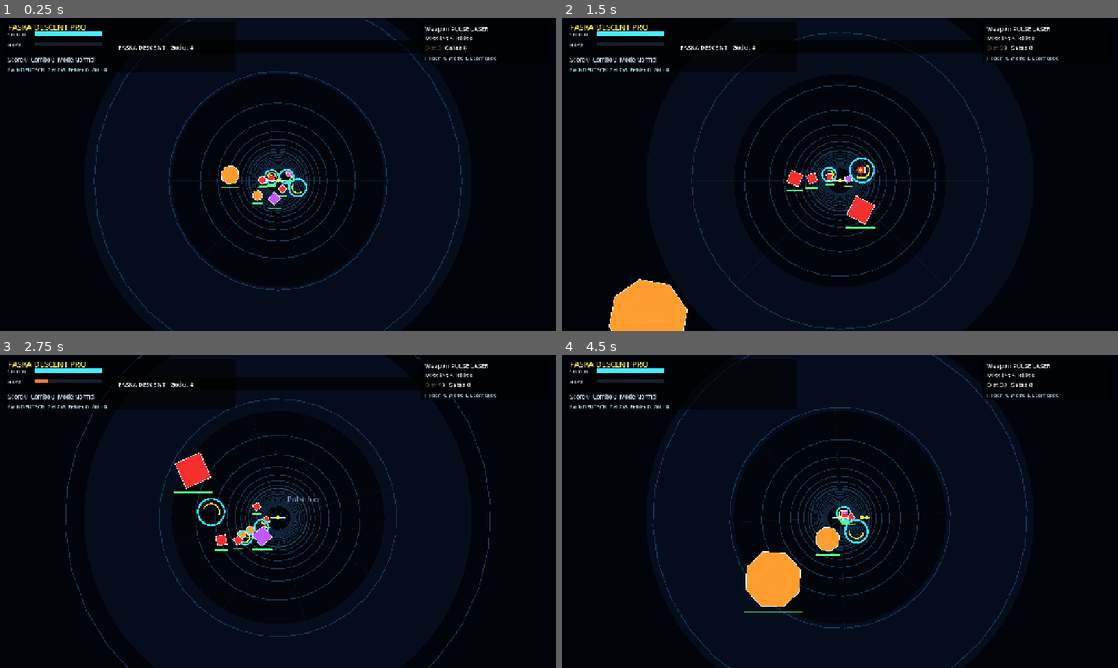
Above: before the commit, frames 1-4 (two rows, left to right).
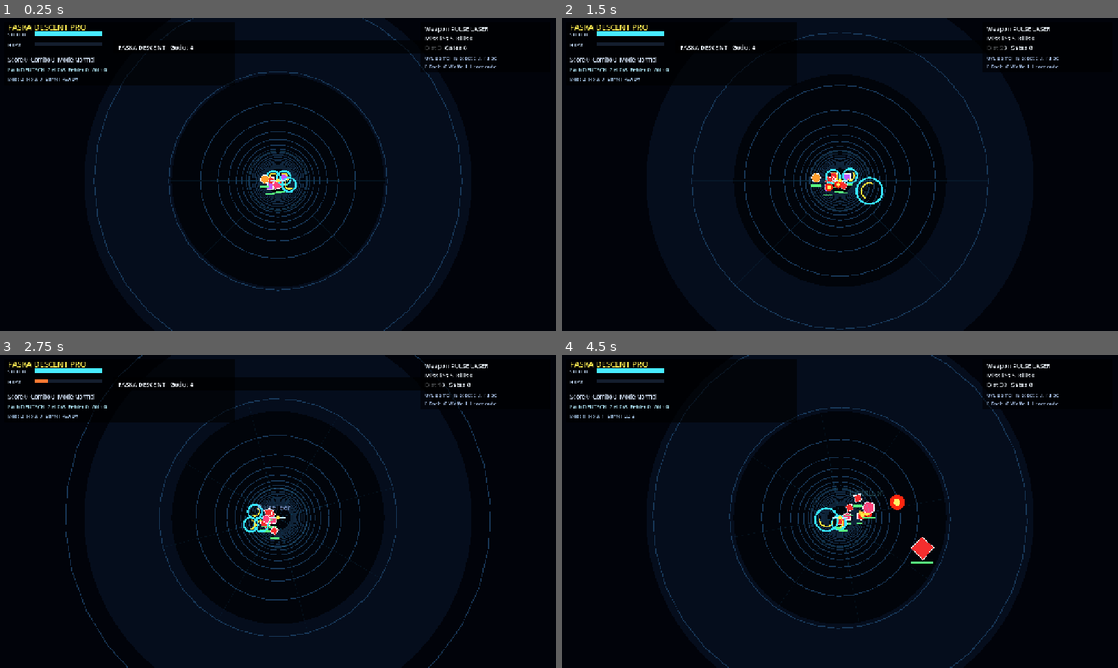
Above: after the commit, the same moments.

Repository: ralfarminkirchner-netizen/faska-flow-pro
Game: Godot game, scene res://scenes/main.tscn
Same seed, same stepped clock (60 frames per second), same inputs: the game is played once before the commit and once after it.
Inputs (mouse positions are in pixels of both pictures, inside the frame that each line leads up to):
- Up to frame 1 (0.25 s): no input
- Up to frame 2 (1.5 s): tap Enter at 0.5 s; drag from (840, 174) to (895, 105) at 0.52 s; drag from (728, 190) to (812, 237) at 1.27 s
- Up to frame 3 (2.75 s): move the mouse to (333, 442) at 2.02 s; hold D from 2.03 s (still down); tap R at 2.1 s; tap X at 2.3 s
- Up to frame 4 (4.5 s): release D at 2.75 s; drag from (812, 574) to (673, 464) at 2.77 s; move the mouse to (1006, 558) at 3.52 s; hold A 3.53-4.25 s; hold Q 3.53-4.25 s; tap Space at 3.77 s; tap E at 3.8 s; drag from (673, 464) to (756, 433) at 4.27 s

The runs differ from the first frame. In frame 1, 0.9% of the frame differs, in the area x 1-90%, y 12-61%; in frame 2, 3.1%; in frame 3, 1.6%; in frame 4, 3.7%, in the area x 1-90%, y 0-100%.

Commit message:
feat(descent): deepen tunnel shooter loop

Diff:
--- a/godot/faska-descent/scripts/main.gd
+++ b/godot/faska-descent/scripts/main.gd
@@ -310,6 +310,9 @@
 const PROJECTION_SCALE := 1420.0
 const BASE_SPEED := 16.0
 const BOOST_SPEED := 26.0
+const BARREL_TIME := 0.52
+const BARREL_COOLDOWN := 1.25
+const FLOW_WINDOW := 5.4
 
 var font
 var rng := RandomNumberGenerator.new()
@@ -326,6 +329,8 @@
 	"missile": false,
 	"pulse": false,
 	"weapon": false,
+	"roll_l": false,
+	"roll_r": false,
 	"learn": false,
 	"subject": false
 }
@@ -349,6 +354,8 @@
 var boss_spawned := false
 var boss_defeated := false
 var question_index := 0
+var flow_timer := 0.0
+var best_flow := 0
 var message := ""
 var message_timer := 0.0
 var shake := 0.0
@@ -368,6 +375,10 @@
 		"vx": 0.0,
 		"vy": 0.0,
 		"roll": 0.0,
+		"barrel": 0.0,
+		"barrel_cd": 0.0,
+		"barrel_dir": 1.0,
+		"grace": 6.0,
 		"shield": 100.0,
 		"heat": 0.0,
 		"missiles": 5,
@@ -398,21 +409,23 @@
 	current_weapon = "laser"
 	weapon_index = 0
 	fire_cooldown = 0.0
-	spawn_timer = 0.2
-	ring_timer = 2.0
+	spawn_timer = 1.4
+	ring_timer = 2.8
 	gate_timer = 4.0
 	distance = 0.0
 	phase = "run"
 	boss_spawned = false
 	boss_defeated = false
 	question_index = 0
+	flow_timer = 0.0
+	best_flow = 0
 	message = "FASKA DESCENT - Godot 4"
 	message_timer = 2.2
 	shake = 0.0
 	for i in range(7):
-		spawn_enemy(16.0 + float(i) * 5.2)
+		spawn_enemy(48.0 + float(i) * 7.2)
 	for i in range(3):
-		spawn_flow_ring(22.0 + float(i) * 15.0)
+		spawn_flow_ring(36.0 + float(i) * 16.0)
 
 func _process(delta: float) -> void:
 	if not has_focus():
@@ -451,7 +464,10 @@
 		roll_input -= 1.0
 	if Input.is_key_pressed(KEY_E):
 		roll_input += 1.0
-	player.roll = lerp(float(player.roll), roll_input * 0.72 - float(player.vx) * 0.22, min(1.0, delta * 5.0))
+	var roll_target := roll_input * 0.72 - float(player.vx) * 0.22
+	if float(player.get("barrel", 0.0)) > 0.0:
+		roll_target += float(player.get("barrel_dir", 1.0)) * 1.24
+	player.roll = lerp(float(player.roll), roll_target, min(1.0, delta * 5.0))
 	if (Input.is_key_pressed(KEY_J) or Input.is_key_pressed(KEY_SPACE) or is_touch_down("fire")) and phase == "run":
 		fire_weapon()
 	if boost_pressed() and phase == "run":
@@ -460,6 +476,13 @@
 func update_run(delta: float) -> void:
 	fire_cooldown = max(0.0, fire_cooldown - delta)
 	player.heat = max(0.0, float(player.heat) - delta * 25.0)
+	player.barrel = max(0.0, float(player.get("barrel", 0.0)) - delta)
+	player.barrel_cd = max(0.0, float(player.get("barrel_cd", 0.0)) - delta)
+	player.grace = max(0.0, float(player.get("grace", 0.0)) - delta)
+	if flow_timer > 0.0:
+		flow_timer = max(0.0, flow_timer - delta)
+	elif int(player.combo) > 0:
+		break_flow()
 	var boosted := boost_pressed() and float(player.heat) < 96.0
 	var speed := BOOST_SPEED if boosted else BASE_SPEED
 	distance += speed * delta
@@ -490,11 +513,15 @@
 	var kind := "drone"
 	var hp := 28.0
 	var radius := 0.18
-	if pick > 0.78:
+	if pick > 0.88:
+		kind = "hunter"
+		hp = 42.0
+		radius = 0.21
+	elif pick > 0.72:
 		kind = "sentinel"
 		hp = 54.0
 		radius = 0.24
-	elif pick > 0.58:
+	elif pick > 0.52:
 		kind = "mine"
 		hp = 18.0
 		radius = 0.2
@@ -554,6 +581,7 @@
 		"max_hp": float(player.boss_hp),
 		"radius": 0.62,
 		"phase": 0.0,
+		"boss_phase": 1,
 		"attack": 1.1
 	})
 	message = "Bosskern online - Schilde brechen!"
@@ -576,15 +604,40 @@
 			if float(e.attack) <= 0.0 and float(e.z) < 44.0:
 				e.attack = rng.randf_range(1.1, 2.0)
 				spawn_bolt(float(e.x), float(e.y), float(e.z) - 0.8)
+		elif kind == "hunter":
+			e.x = lerp(float(e.x), float(player.x) + sin(float(e.phase) * 1.6) * 0.18, delta * 0.72)
+			e.y = lerp(float(e.y), float(player.y) + cos(float(e.phase) * 1.3) * 0.16, delta * 0.72)
+			e.attack = float(e.attack) - delta
+			if float(e.attack) <= 0.0 and float(e.z) < 48.0:
+				e.attack = rng.randf_range(0.72, 1.28)
+				spawn_bolt(float(e.x), float(e.y), float(e.z) - 0.9)
 		elif kind == "boss":
 			e.z = max(17.5, float(e.z))
-			e.x = sin(float(e.phase) * 0.9) * 0.24
-			e.y = cos(float(e.phase) * 1.1) * 0.14
+			var hp_ratio: float = clamp(float(e.hp) / float(e.max_hp), 0.0, 1.0)
+			var phase_level := 1
+			if hp_ratio < 0.34:
+				phase_level = 3
+			elif hp_ratio < 0.67:
+				phase_level = 2
+			if int(e.get("boss_phase", 1)) != phase_level:
+				e.boss_phase = phase_level
+				spawn_flow_ring(float(e.z) + 7.5)
+				add_text("BOSS PHASE " + str(phase_level), Color(1.0, 0.75, 0.18))
+			e.x = sin(float(e.phase) * (0.85 + float(phase_level) * 0.28)) * (0.2 + float(phase_level) * 0.08)
+			e.y = cos(float(e.phase) * (1.05 + float(phase_level) * 0.18)) * (0.12 + float(phase_level) * 0.05)
 			e.attack = float(e.attack) - delta
 			if float(e.attack) <= 0.0:
-				e.attack = 0.75
-				for offset in [-0.35, 0.0, 0.35]:
-					spawn_bolt(float(e.x) + offset, float(e.y), float(e.z) - 1.0)
+				var cadence := 0.78
+				var offsets := [-0.34, 0.0, 0.34]
+				if phase_level == 2:
+					cadence = 0.56
+					offsets = [-0.46, -0.16, 0.16, 0.46]
+				elif phase_level == 3:
+					cadence = 0.42
+					offsets = [-0.58, -0.29, 0.0, 0.29, 0.58]
+				e.attack = cadence
+				for offset in offsets:
+					spawn_bolt(float(e.x) + offset, float(e.y) + sin(float(e.phase) + float(offset) * 4.0) * 0.12, float(e.z) - 1.0)
 		if kind == "bolt":
 			e.z = float(e.z) - speed * delta * 0.55
 			e.x = lerp(float(e.x), float(player.x), delta * 0.62)
@@ -612,29 +665,62 @@
 	if kind == "ring":
 		if distance_to_player(e) < 0.42:
 			player.rings += 1
-			player.score += 220
-			player.combo += 1
-			add_text("FLOW +" + str(player.combo), Color(0.45, 0.95, 1.0))
+			add_flow(1, "RING")
+			player.score += int(round(220.0 * combo_multiplier()))
 			player.heat = max(0.0, float(player.heat) - 18.0)
 		else:
-			player.combo = 0
+			break_flow()
 	elif kind == "pickup":
 		if distance_to_player(e) < 0.36:
 			player.shield = min(100.0, float(player.shield) + 16.0)
 			player.missiles += 1
-			player.score += 160
+			add_flow(1, "SUPPLY")
+			player.score += int(round(160.0 * combo_multiplier()))
 			add_text("SUPPLY", Color(0.45, 1.0, 0.55))
 	elif kind == "gate":
 		resolve_gate(e)
 	elif kind == "bolt":
 		if distance_to_player(e) < 0.32:
-			damage_player(8.0, "Treffer")
+			damage_player(6.0, "Treffer")
 	elif kind != "boss":
 		if distance_to_player(e) < 0.35:
-			damage_player(14.0, "Kollision")
+			damage_player(9.0, "Kollision")
 
 func distance_to_player(e) -> float:
 	return Vector2(float(e.x) - float(player.x), float(e.y) - float(player.y)).length()
+
+func add_flow(amount: int, label: String) -> void:
+	player.combo = int(player.combo) + amount
+	player.best_combo = max(int(player.best_combo), int(player.combo))
+	best_flow = max(best_flow, int(player.combo))
+	flow_timer = FLOW_WINDOW
+	if label != "":
+		add_text(label + " x" + str(player.combo), Color(0.45, 0.95, 1.0))
+
+func break_flow() -> void:
+	player.combo = 0
+	flow_timer = 0.0
+
+func combo_multiplier() -> float:
+	return 1.0 + min(1.75, float(player.combo) * 0.055)
+
+func barrel_state() -> String:
+	if float(player.get("barrel", 0.0)) > 0.0:
+		return "ROLL"
+	if float(player.get("barrel_cd", 0.0)) > 0.0:
+		return "CD " + str(int(float(player.get("barrel_cd", 0.0)) * 10.0) + 1)
+	return "READY"
+
+func start_barrel_roll(dir: float) -> void:
+	if phase != "run":
+		return
+	if float(player.get("barrel_cd", 0.0)) > 0.0 or float(player.heat) > 90.0:
+		return
+	player.barrel = BARREL_TIME
+	player.barrel_cd = BARREL_COOLDOWN
+	player.barrel_dir = dir
+	player.heat = min(100.0, float(player.heat) + 12.0)
+	add_flow(1, "BARREL")
 
 func resolve_gate(gate) -> void:
 	var question = gate.question
@@ -650,16 +736,17 @@
 		var repeated := bool(question.get("repeat", false))
 		player.gates += 1
 		correct_gates += 1
-		player.score += 760 if repeated else 520
+		add_flow(2, "GATE")
+		var gate_points := 760 if repeated else 520
+		player.score += int(round(float(gate_points) * combo_multiplier()))
 		player.shield = min(100.0, float(player.shield) + 10.0)
-		player.combo += 2
 		_remove_repeat(question)
 		question_index = (question_index + 1) % question_bank().size()
 		var ok_text := ("WDH OK: " + chosen) if repeated else ("RICHTIG: " + chosen)
 		add_text(ok_text, Color(0.47, 1.0, 0.58))
 		message = ("Wiederholung geloest: " + chosen) if repeated else ("Richtig: " + chosen)
 		if correct_gates > 0 and correct_gates % LEARN_GOAL == 0:
-			player.score += 1300
+			player.score += int(round(1300.0 * combo_multiplier()))
 			add_text("LERNZIEL +" + str(LEARN_GOAL), Color(1.0, 0.9, 0.26))
 	else:
 		mistakes += 1
@@ -714,7 +801,7 @@
 	for i in range(entities.size()):
 		var e = entities[i]
 		var kind := String(e.kind)
-		if kind not in ["drone", "sentinel", "mine", "boss"]:
+		if kind not in ["drone", "sentinel", "hunter", "mine", "boss"]:
 			continue
 		if float(e.z) < 5.0 or float(e.z) > 55.0:
 			continue
@@ -767,7 +854,7 @@
 	for i in range(entities.size()):
 		var e = entities[i]
 		var kind := String(e.kind)
-		if kind not in ["drone", "sentinel", "mine", "boss"]:
+		if kind not in ["drone", "sentinel", "hunter", "mine", "boss"]:
 			continue
 		var z_hit: bool = abs(float(shot.z) - float(e.z)) < 1.4
 		if not z_hit:
@@ -789,16 +876,19 @@
 		var points := 260
 		if kind == "sentinel":
 			points = 430
+		elif kind == "hunter":
+			points = 520
 		elif kind == "mine":
 			points = 160
 		elif kind == "boss":
 			points = 2500
-		player.score += points + int(player.combo) * 30
-		player.combo += 1
-		player.best_combo = max(int(player.best_combo), int(player.combo))
+		add_flow(2 if kind == "boss" else 1, kind.to_upper())
+		player.score += int(round(float(points) * combo_multiplier())) + int(player.combo) * 24
 		player.kills += 1
 		add_text("+" + str(points), Color(1.0, 0.9, 0.35))
 		spawn_sparks(project_point(float(e.x), float(e.y), float(e.z)), Color(1.0, 0.42, 0.22))
+		if kind == "mine":
+			mine_blast(e, index)
 		if kind == "boss":
 			boss_defeated = true
 			phase = "win"
@@ -811,9 +901,31 @@
 	else:
 		entities[index] = e
 
+func mine_blast(source, source_index: int) -> void:
+	for j in range(entities.size()):
+		if j == source_index:
+			continue
+		var target = entities[j]
+		var kind := String(target.kind)
+		if kind not in ["drone", "sentinel", "hunter"]:
+			continue
+		var gap := Vector2(float(target.x) - float(source.x), float(target.y) - float(source.y)).length()
+		var z_gap: float = abs(float(target.z) - float(source.z))
+		if gap < 0.46 and z_gap < 4.8:
+			target.hp = float(target.hp) - 22.0
+			entities[j] = target
+	spawn_sparks(project_point(float(source.x), float(source.y), float(source.z)), Color(1.0, 0.78, 0.2), 18)
+
 func damage_player(amount: float, reason: String) -> void:
+	if float(player.get("grace", 0.0)) > 0.0:
+		return
+	if float(player.get("barrel", 0.0)) > 0.0:
+		player.score += 120
+		add_flow(1, "EVADE")
+		shake = max(shake, 0.35)
+		return
 	player.shield = max(0.0, float(player.shield) - amount)
-	player.combo = 0
+	break_flow()
 	shake = 1.0
 	add_text(reason + " -" + str(int(amount)), Color(1.0, 0.3, 0.25))
 
@@ -828,7 +940,8 @@
 			entities.remove_at(i)
 			cleared += 1
 	if cleared > 0:
-		player.score += cleared * 90
+		add_flow(cleared, "PULSE")
+		player.score += int(round(float(cleared) * 90.0 * combo_multiplier()))
 		add_text("PULSE CLEAR x" + str(cleared), Color(0.65, 0.85, 1.0))
 	else:
 		add_text("Pulse leer", Color(0.58, 0.68, 0.9))
@@ -927,6 +1040,10 @@
 				cycle_weapon()
 			KEY_F:
 				cycle_lesson()
+			KEY_Q:
+				start_barrel_roll(-1.0)
+			KEY_E:
+				start_barrel_roll(1.0)
 
 func _gui_input(event) -> void:
 	if not should_show_touch():
@@ -991,6 +1108,10 @@
 				cycle_weapon()
 			elif name == "subject":
 				cycle_lesson()
+			elif name == "roll_l":
+				start_barrel_roll(-1.0)
+			elif name == "roll_r":
+				start_barrel_roll(1.0)
 
 func should_show_touch() -> bool:
 	return size.x <= 1100.0 or size.x < size.y
@@ -1014,6 +1135,8 @@
 		"weapon": Vector2(size.x - 268.0 * s, size.y - 104.0 * s),
 		"subject": Vector2(size.x - 268.0 * s, size.y - 194.0 * s),
 		"learn": Vector2(size.x - 180.0 * s, size.y - 284.0 * s),
+		"roll_l": Vector2(size.x - 268.0 * s, size.y - 284.0 * s),
+		"roll_r": Vector2(size.x - 92.0 * s, size.y - 284.0 * s),
 	}
 
 func touch_button_rects() -> Dictionary:
@@ -1099,9 +1222,11 @@
 	var color := Color(0.96, 0.18, 0.18)
 	if kind == "sentinel":
 		color = Color(0.76, 0.34, 1.0)
+	elif kind == "hunter":
+		color = Color(1.0, 0.26, 0.48)
 	elif kind == "mine":
 		color = Color(1.0, 0.62, 0.18)
-	var sides := 4 if kind != "mine" else 8
+	var sides := 5 if kind == "hunter" else (4 if kind != "mine" else 8)
 	var points := []
 	for i in range(sides):
 		var a := (float(i) / float(sides)) * TAU + float(e.phase)
@@ -1122,7 +1247,7 @@
 	var hp_ratio: float = clamp(float(e.hp) / float(e.max_hp), 0.0, 1.0)
 	draw_rect(Rect2(Vector2(size.x * 0.24, 82.0), Vector2(size.x * 0.52, 12.0)), Color(0.14, 0.02, 0.03, 0.9))
 	draw_rect(Rect2(Vector2(size.x * 0.24, 82.0), Vector2(size.x * 0.52 * hp_ratio, 12.0)), Color(1.0, 0.17, 0.12))
-	draw_text(Vector2(size.x * 0.24, 76.0), "REAKTORBOSS")
+	draw_text(Vector2(size.x * 0.24, 76.0), "REAKTORBOSS P" + str(int(e.get("boss_phase", 1))))
 
 func draw_ring(e) -> void:
 	var pos := project_point(float(e.x), float(e.y), float(e.z))
@@ -1179,23 +1304,27 @@
 	draw_line(ret + Vector2(0, -18), ret + Vector2(0, -6), Color(0.8, 0.95, 1.0), 2.0)
 	draw_line(ret + Vector2(0, 6), ret + Vector2(0, 18), Color(0.8, 0.95, 1.0), 2.0)
 	draw_circle(ret, 4.0, Color(1.0, 0.94, 0.3))
+	if float(player.get("barrel", 0.0)) > 0.0:
+		draw_arc(ret, 30.0, -PI * 0.2, PI * 1.55, 44, Color(1.0, 0.92, 0.25), 4.0)
 
 func draw_hud() -> void:
 	var compact := should_show_touch()
 	var ui := 1.42 if size.y > size.x * 1.15 else 1.0
 	var hud_w := minf(size.x - 20.0, 560.0 if compact else 530.0)
-	draw_rect(Rect2(Vector2(10, 10), Vector2(hud_w, (132.0 if compact else 116.0) * ui)), Color(0.0, 0.0, 0.0, 0.62))
+	draw_rect(Rect2(Vector2(10, 10), Vector2(hud_w, (158.0 if compact else 146.0) * ui)), Color(0.0, 0.0, 0.0, 0.62))
 	draw_text(Vector2(18, 28 * ui), "FASKA DESCENT PRO", Color(1.0, 0.93, 0.32), int(18 * ui))
 	draw_bar(Vector2(18, 42 * ui), "SHIELD", float(player.shield), 100.0, Color(0.28, 0.92, 1.0), ui)
 	draw_bar(Vector2(18, 66 * ui), "HEAT", float(player.heat), 100.0, Color(1.0, 0.48, 0.2), ui)
 	draw_text(Vector2(18, 101 * ui), "Score %s  Combo %s  Mode %s" % [str(player.score), str(player.combo), mode], Color(0.86, 0.92, 1.0), int(13 * ui))
 	draw_text(Vector2(18, 123 * ui), "Fach %s  Ziel %d/%d  Fehler %d  Wdh %d" % [LESSONS[lesson_index], correct_gates % LEARN_GOAL, LEARN_GOAL, mistakes, repeat_queue.size()], Color(0.72, 0.94, 1.0), int(12 * ui))
+	draw_text(Vector2(18, 145 * ui), "Best %s  Flow %s  Barrel %s" % [str(player.best_combo), str(best_flow), barrel_state()], Color(0.72, 0.86, 1.0), int(12 * ui))
 	if not compact:
-		draw_rect(Rect2(Vector2(size.x - 312.0, 10.0), Vector2(298.0, 92.0)), Color(0.0, 0.0, 0.0, 0.55))
+		draw_rect(Rect2(Vector2(size.x - 312.0, 10.0), Vector2(298.0, 114.0)), Color(0.0, 0.0, 0.0, 0.55))
 		draw_text(Vector2(size.x - 302.0, 30.0), "Weapon " + String(WEAPONS[current_weapon].label), Color(0.95, 0.98, 1.0), 14)
 		draw_text(Vector2(size.x - 302.0, 52.0), "Missiles " + str(player.missiles) + "  Kills " + str(player.kills), Color(0.95, 0.98, 1.0), 14)
 		draw_text(Vector2(size.x - 302.0, 74.0), "Dist " + str(int(distance)) + "  Gates " + str(player.gates), Color(0.95, 0.98, 1.0), 14)
-		draw_text(Vector2(size.x - 302.0, 96.0), "F Fach  C Waffe  L Learncade", Color(0.7, 0.8, 0.95), 12)
+		draw_text(Vector2(size.x - 302.0, 96.0), "Q/E Barrel  K Rakete  X Pulse", Color(0.7, 0.8, 0.95), 12)
+		draw_text(Vector2(size.x - 302.0, 116.0), "F Fach  C Waffe  L Learncade", Color(0.7, 0.8, 0.95), 12)
 	if mode == "Learncade":
 		var panel_y := 206.0 if size.y > size.x * 1.15 else (142.0 if compact else 116.0)
 		var panel_w := minf(size.x - 24.0, 720.0)
@@ -1221,6 +1350,8 @@
 		"missile": "MISS",
 		"pulse": "PULSE",
 		"weapon": "WPN",
+		"roll_l": "ROLL<",
+		"roll_r": "ROLL>",
 		"subject": "FACH",
 		"learn": "LERN"
 	}
@@ -1282,8 +1413,8 @@
 		else:
 			floating_text[i] = t
 
-func spawn_sparks(pos: Vector2, color: Color) -> void:
-	for i in range(12):
+func spawn_sparks(pos: Vector2, color: Color, count: int = 12) -> void:
+	for i in range(count):
 		particles.append({
 			"pos": pos,
 			"vel": Vector2(rng.randf_range(-90.0, 90.0), rng.randf_range(-80.0, 80.0)),
Not shown, changed: src/components/games/godot/FaskaDescentGodot.jsx
Not shown, changed: src/components/hub/GameEngineHub.jsx
